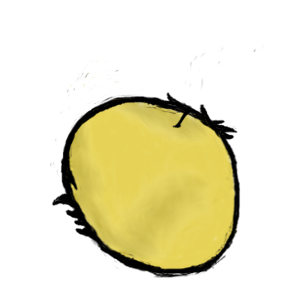
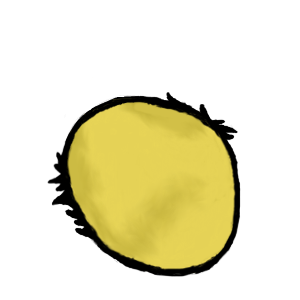
Revision of a layered 300×300 image; what changed, layer by layer:
painted on "Transformation" over left=47, top=45, right=264, bottom=279
